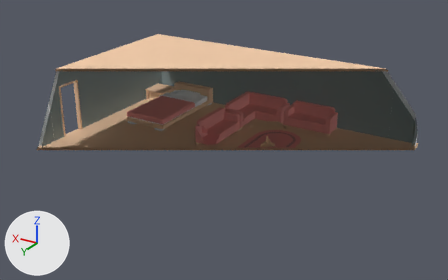
The glTF model assets/room-with-roof.glb as it was, and as the next commit left it.
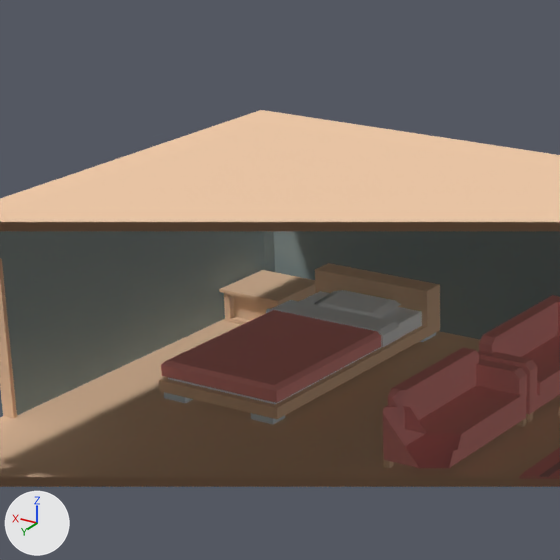
Old and new are each drawn whole from a 50 mm lens placed at (-8.38, 7.07, 4.71), pointed at (-3.05, -1.82, 0.27) and again close up on the part from 17% to 56% of the width and 0% to 62% of the height. The lights are fixed; the arrows at lower left show +X, +Y and +Z. Everything nearer to the camera than a plane just in front of the edit is cut away. Where no turn or scale is listed for an object, it has been applied to the vertices.

Names of what the first close-up shows: 'Walls', 'bedSingle', 'cabinetBed', 'floorHalf', 'loungeSofa.001', 'loungeSofaCorner', 'roof', 'rugRounded'.
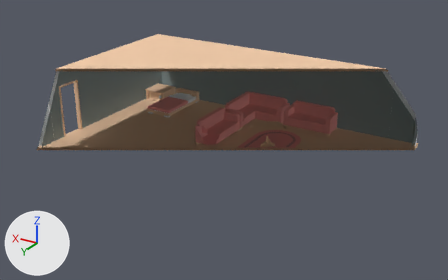
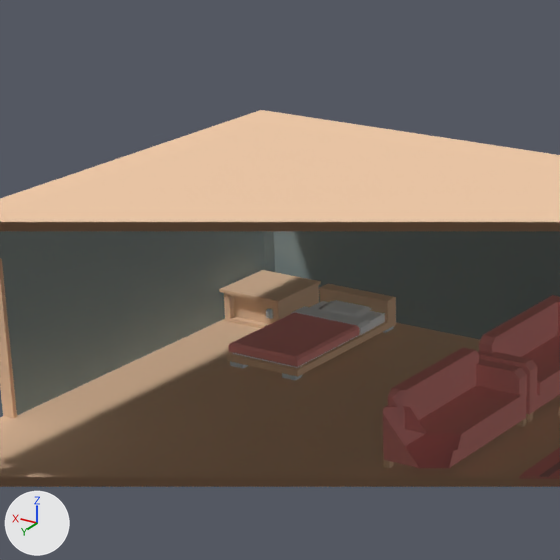
Where the change shows, as pixel boxes (x1, y1, x2, y2) in the close-ups (560 x 560 px):
```json
{"object": "bedSingle", "change": "moved, rescaled", "before": [159, 263, 440, 424], "after": [227, 284, 396, 380], "on screen": "40% narrower, 40% shorter"}
```

The change, as JSON lines over the scene's bpy script:
```json
{"op": "set", "path": "ob_bedsingle.location", "old": "(0.0, -2.003, 0.041)", "new": "(-0.254, -2.678, 0.049)"}
{"op": "set", "path": "ob_bedsingle.scale", "old": "(1.61, 1.0, 1.66)", "new": "(0.996, 0.618, 1.03)"}
```
